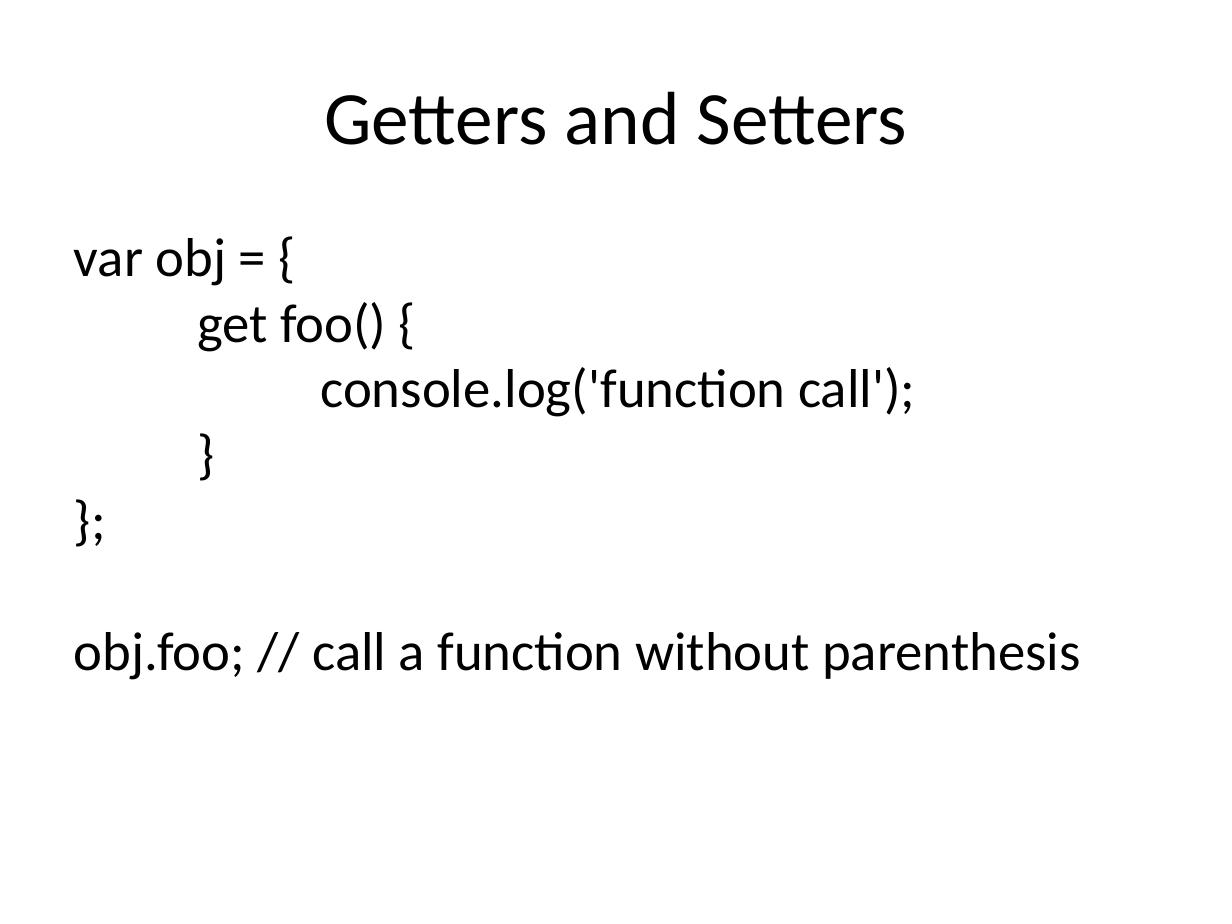
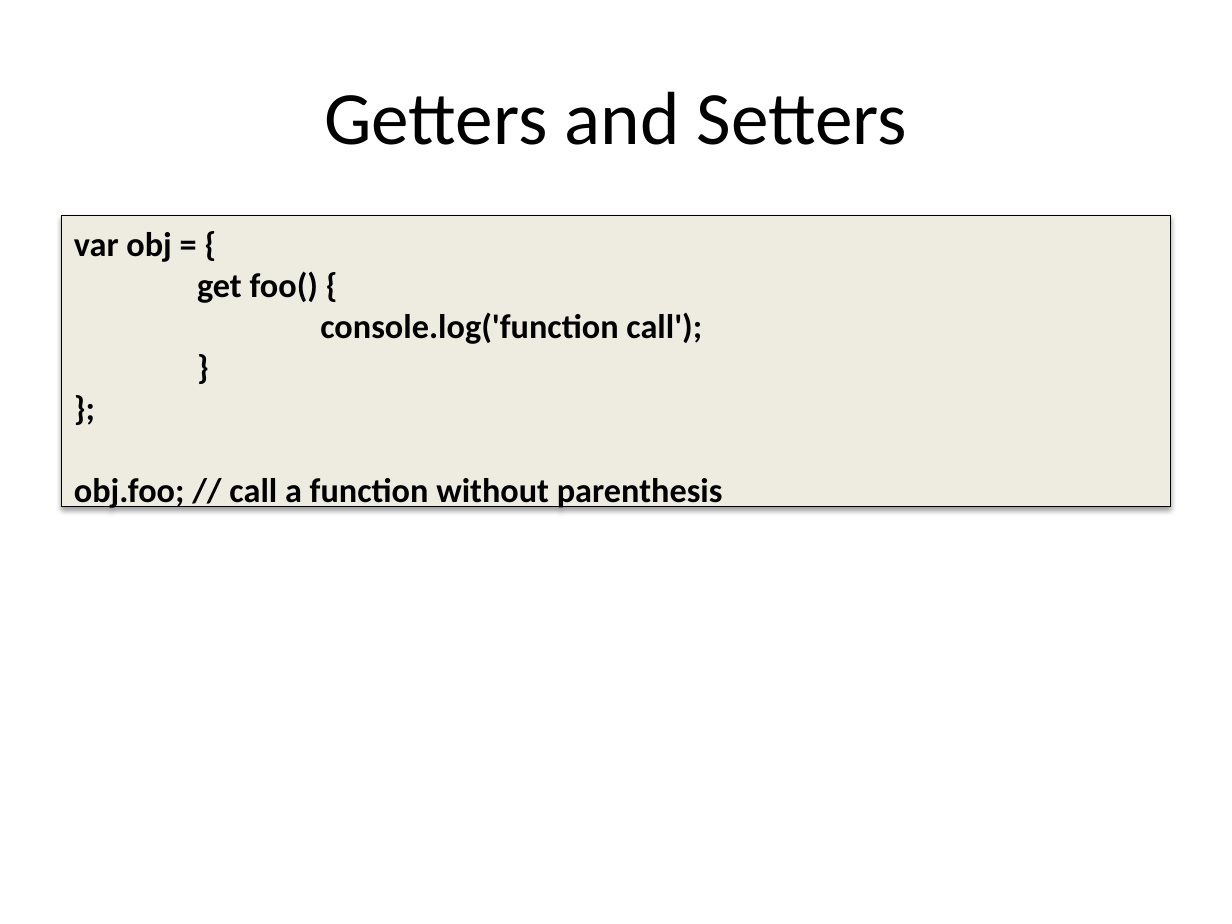
Before and after one commit to dzmitry-varabei/front-end-course, a slide deck: slide 19 of inheritance-in-javascript/Inheritance.pptx. Drawn at 1232x924 pixels with LibreOffice and Linux fonts; fonts in the diff are those of the drawing. Boxes give left, top, right and bottom in pixels: in the first picture for what was removed or moved away, otherwise in the second. Text is boxed around its words. In the diff, an @@ line names an element or a change of style, - is before the commit and + after.

```diff
--- a/inheritance-in-javascript/Inheritance.pptx
+++ b/inheritance-in-javascript/Inheritance.pptx
@@ text "var obj = { get ...": place and size @@
-text "var obj = { get ..." at (74, 238, 1081, 680)
+text "var obj = { get ..." at (62, 216, 1170, 519)
@@ text "var obj = { get ..." at (62, 216, 1170, 519): size 32 to 20 pt, bold on; less space between paragraphs; fill none to #EEECE1; outline none to #000000 0.75 pt; shadow on @@
```
Also in this commit, not shown: 13 other slides changed.
